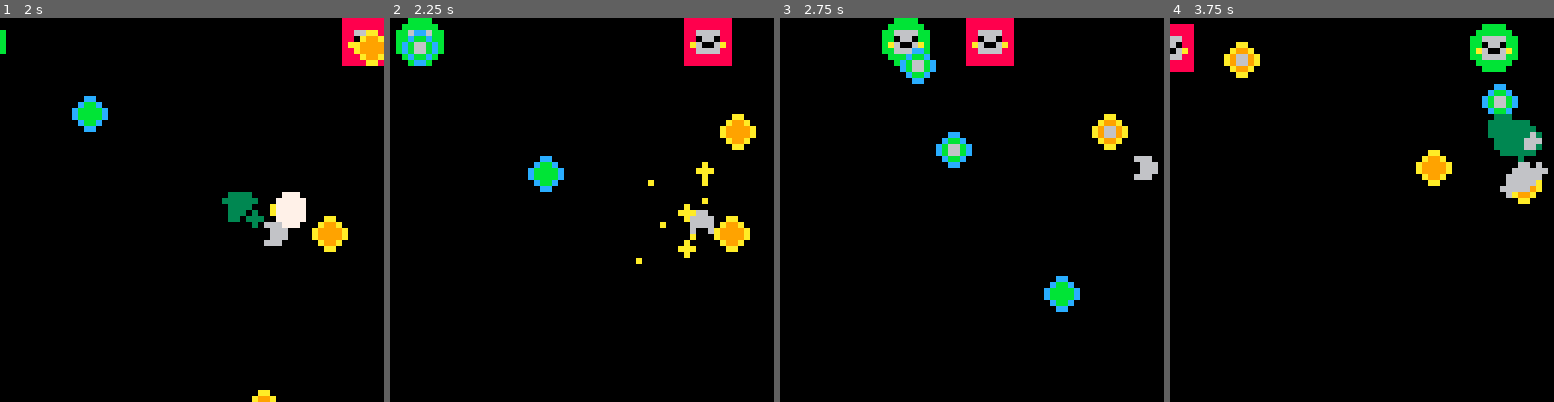
Above: before the commit, frames 1-4 (left to right).
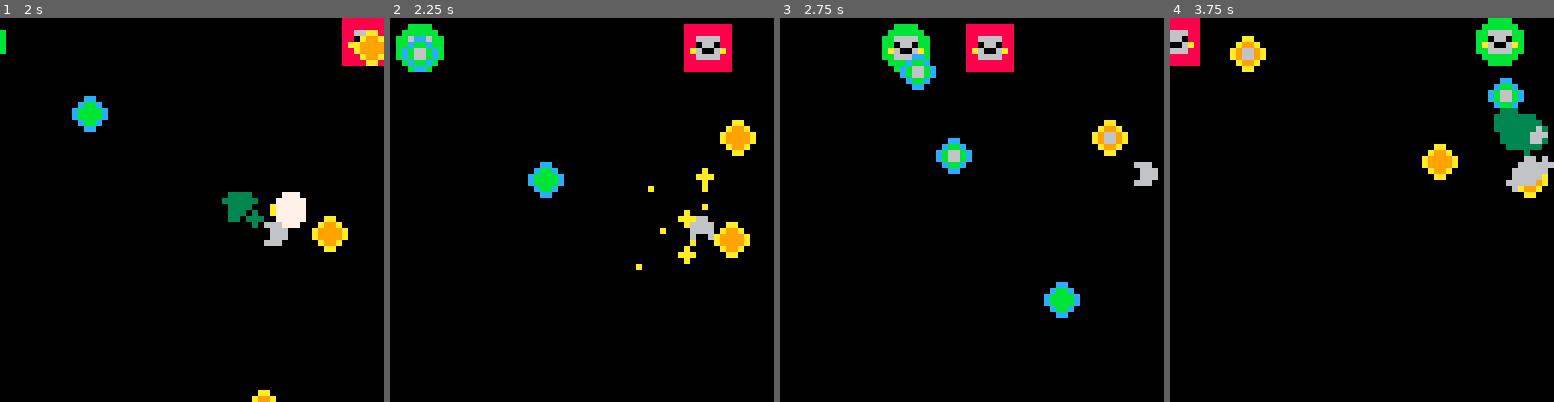
Above: after the commit, the same moments.

Repository: matheusmortatti/LOWREZJAM2020
Game: PICO-8 cartridge template.p8
Same seed, same stepped clock (60 frames per second), same inputs: the game is played once before the commit and once after it.
Inputs:
- Up to frame 1 (2 s): tap X (X key) at 0.33, 1.07, 1.85 s; tap O (Z key) at 0.7, 1.7 s; hold Right from 1.6 s (still down)
- Up to frame 2 (2.25 s): release Right at 2.1 s; tap O (Z key) at 2.1 s; hold Up from 2.15 s (still down)
- Up to frame 3 (2.75 s): release Up at 2.42 s; hold Right from 2.47 s (still down); tap O (Z key) at 2.5 s
- Up to frame 4 (3.75 s): tap O (Z key) at 2.9, 3.3, 3.7 s; tap X (X key) at 2.97 s; release Right at 3.03 s; hold Left 3.08-3.58 s; hold Down from 3.63 s (still down)

Frame 1 is identical in both runs. In frame 2, 4.2% of the frame differs, in the area x 1-96%, y 0-66%; in frame 3, 4.1%; in frame 4, 4.5%, in the area x 0-100%, y 0-49%.

Commit message:
added player death

Diff:
--- a/template.p8
+++ b/template.p8
@@ -857,7 +857,8 @@
     vel=v(0,0),
     t=0,
     draw_order=4,
-    tags={"player"}
+    tags={"player"},
+    health=10
 })
 
 function player:init()
@@ -919,6 +920,19 @@
     vel=v(0,0),
     shtangle=self.a,
     origin=self})
+end
+
+function player:take_hit(dmg)
+  self.health-=dmg
+    shake+=10
+
+    if(self.health <= 0) then
+      self.done = true
+      explode(
+        self.pos.x, self.pos.y,
+        self.hitbox.xr-self.hitbox.xl,
+        self.hitbox.yb-self.hitbox.yt)
+    end
 end
 
 -------------------------------
@@ -1062,7 +1076,7 @@
 			self.done=true
 			self:explode()
 
-      if (e.take_hit) e:take_hit(self.dmg)
+      if (self.hit) self:hit(e)
 		end
 end
 
@@ -1081,6 +1095,12 @@
   shake += 5
 end
 
+function bullet:hit(e)
+  if e.take_hit then
+    e:take_hit(self.dmg)
+  end
+end
+
 -------------------------------
 -- entity: enemy
 -------------------------------
@@ -1101,6 +1121,12 @@
 			sprite=3,
 			collides_with={"player"}
 })
+
+function enemybullet:hit(e)
+  if e:is_a("player") and e.take_hit then
+    e:take_hit(self.dmg)
+  end
+end
 
 -------------------------------
 -- entity: friend
@@ -1132,6 +1158,10 @@
 			10,rnd(3)+1,0.05,0.9,
 			{11,11,11,11,11,11,3,3,3,3,3,5,5,3,3,11,11,11,11,11,12,12,12,12})
 	end
+end
+
+function friendbullet:hit(e)
+
 end
 
 __gfx__
